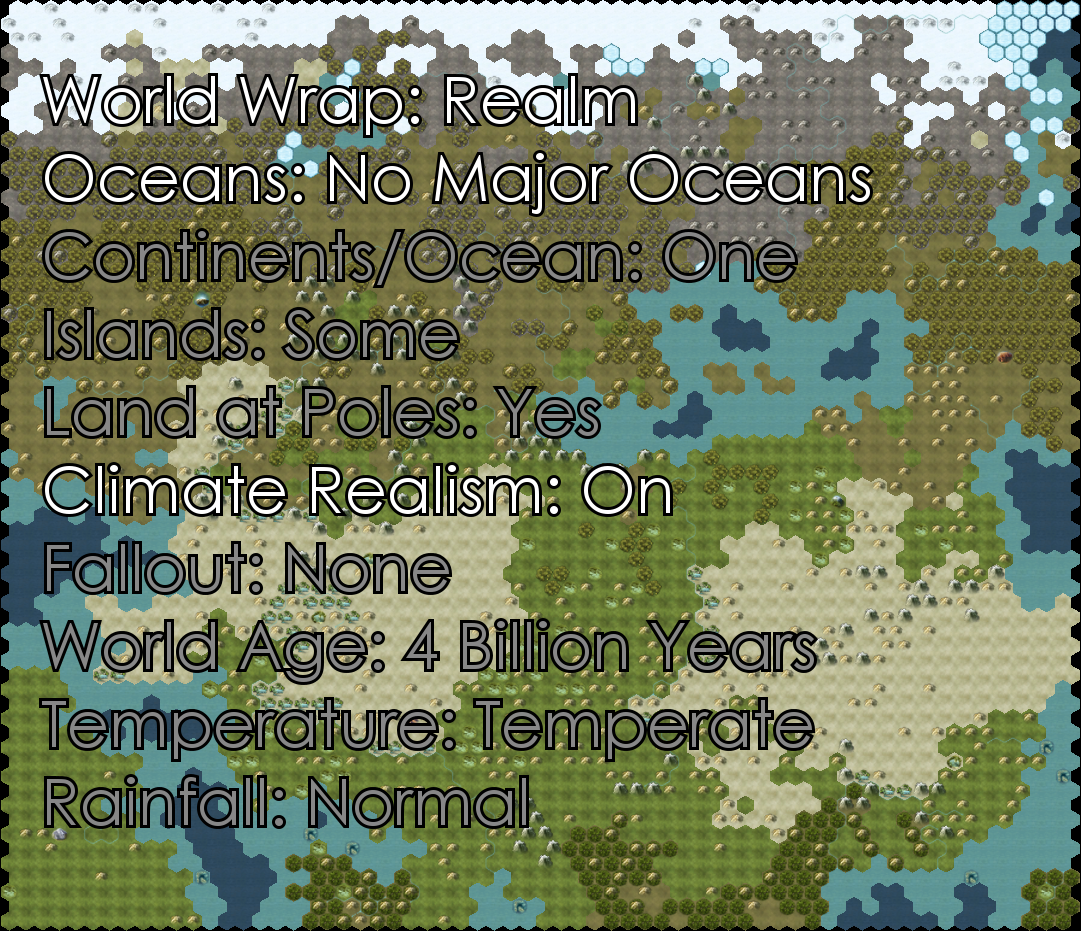
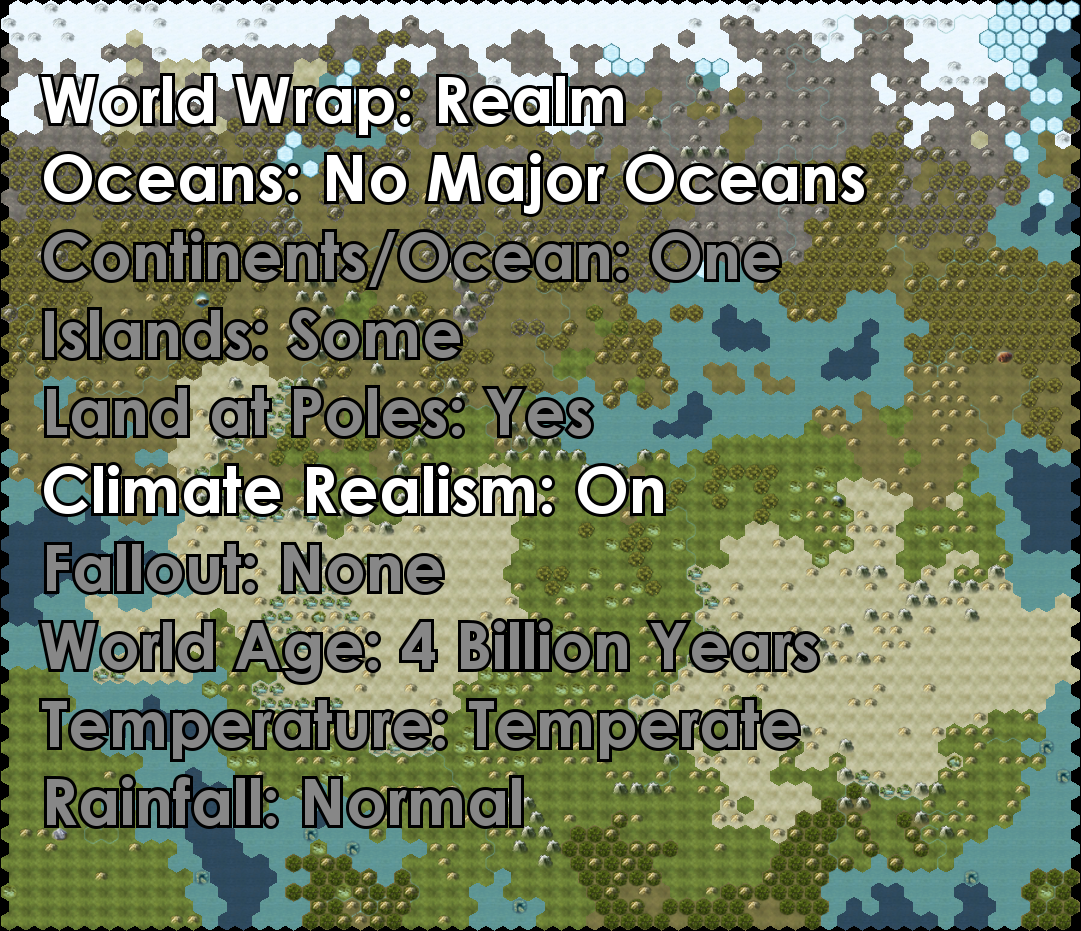
The second 1081 x 931 image is a revision of the first. Changes to its layers:
painted on "World Wrap: Realm ..." over [41, 76, 870, 826]
added layer "Layer #1" above "Layer" over [37, 73, 868, 829]
hid "Layer" over [39, 73, 874, 829]
